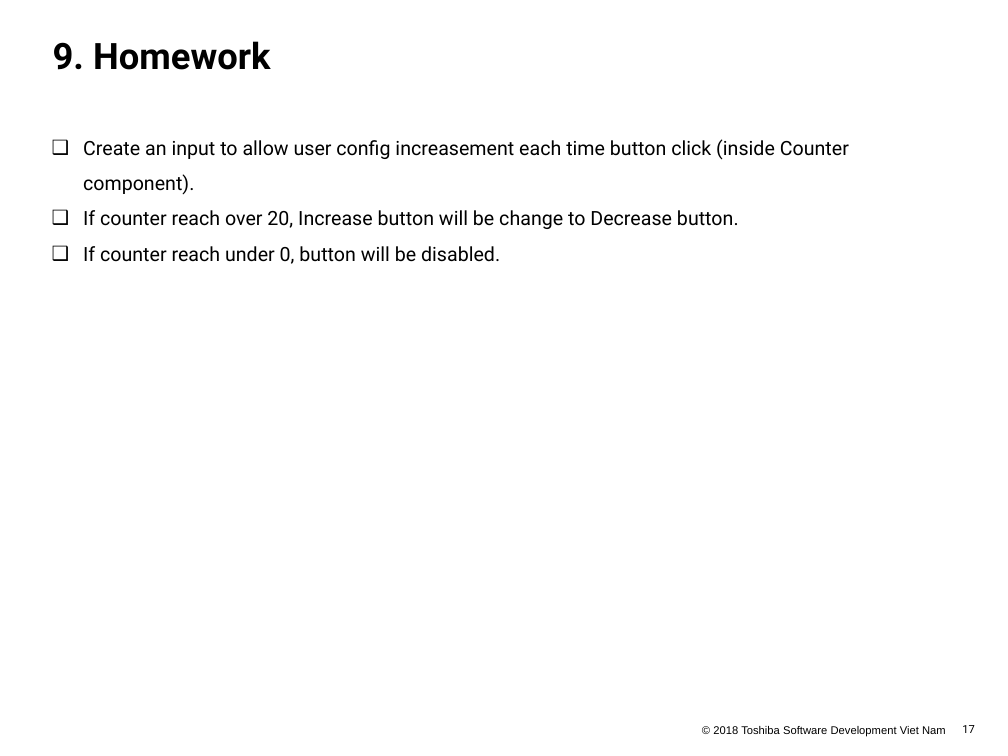
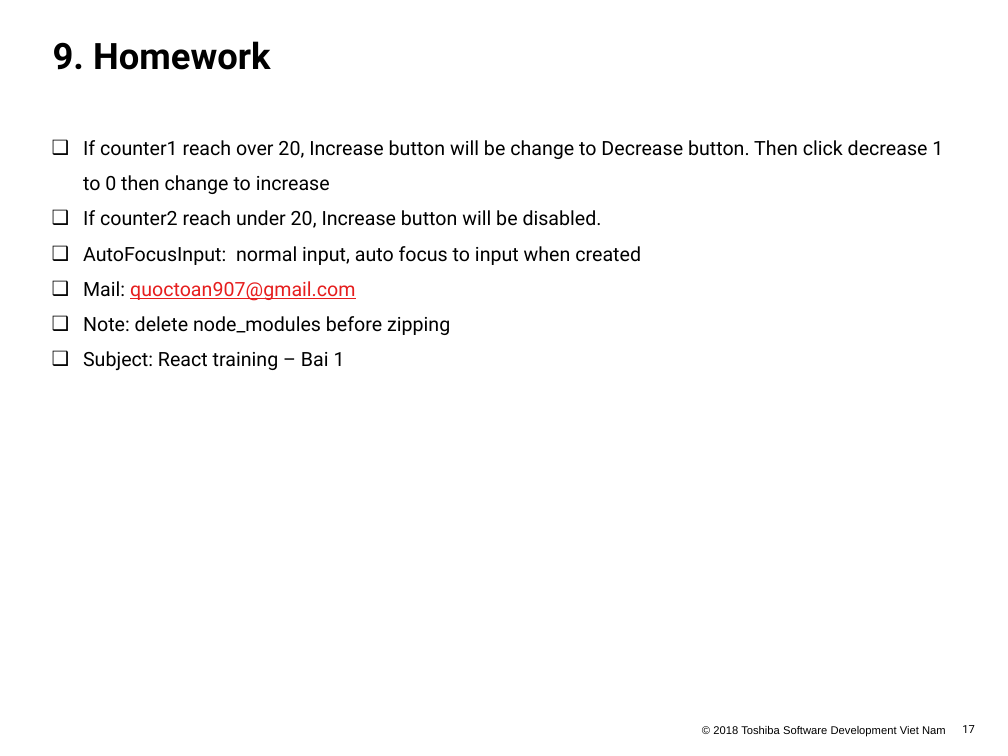
Before and after one commit to NguyenDuc95/Javascript, a slide deck: slide 18 of react/Z.MATERIAL/React-01.pptx. Drawn at 1008x756 pixels with LibreOffice and Linux fonts; fonts in the diff are those of the drawing; background and template pictures are left out. Boxes give left, top, right and bottom in pixels: in the first picture for what was removed or moved away, otherwise in the second. Text is boxed around its words. In the diff, an @@ line names an element or a change of style, - is before the commit and + after.

```diff
--- a/react/Z.MATERIAL/React-01.pptx
+++ b/react/Z.MATERIAL/React-01.pptx
@@ text at bbox=[83, 140, 943, 370]: text changed @@
-❑ Create an input to allow user config increasement each time button click (inside Counter component).
-❑ If counter reach over 20, Increase button will be change to Decrease button.
-❑ If counter reach under 0, button will be disabled.
+❑ If counter1 reach over 20, Increase button will be change to Decrease button. Then click decrease 1 to 0 then change to increase
+❑ If counter2 reach under 20, Increase button will be disabled.
+❑ AutoFocusInput: normal input, auto focus to input when created
+❑ Mail: quoctoan907@gmail.com
+❑ Note: delete node_modules before zipping
+❑ Subject: React training – Bai 1
```
Also in this commit, not shown: 36 other files.
